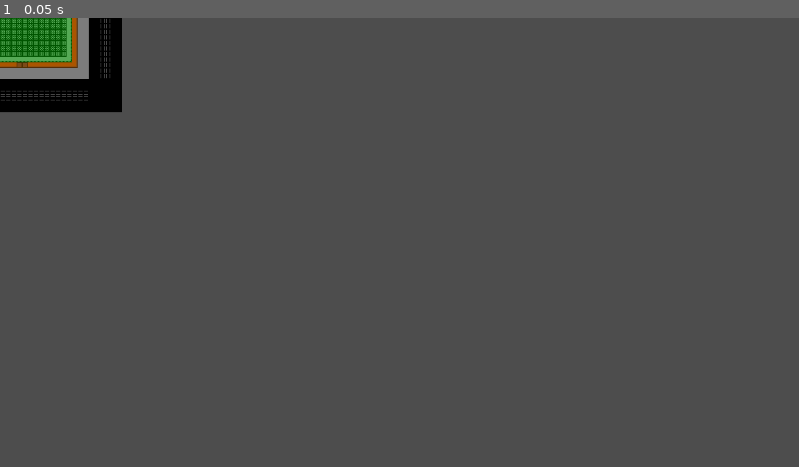
Above: before the commit, frame 1.
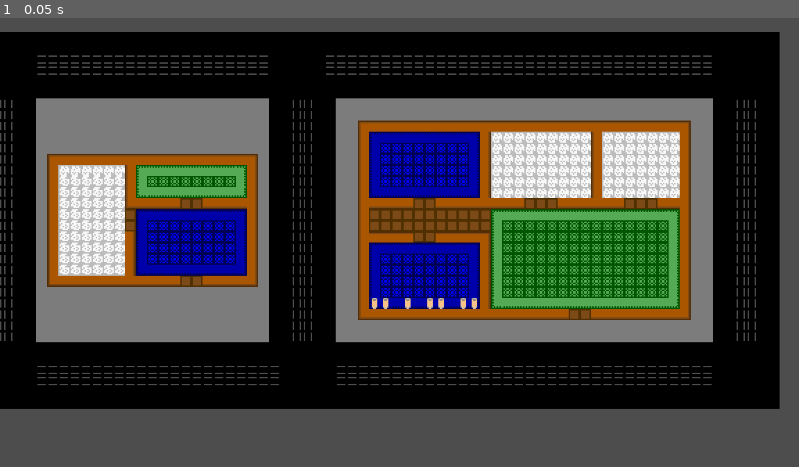
Above: after the commit, the same moment.

Repository: Miles-Miles2/MicroJam_RETRO
Game: Godot game, scene res://scenes/map.tscn
Two runs of this game, one before a commit and one after it. Both use one fixed random seed, a clock stepped at 60 frames per second and the inputs below. Before the commit the project has no main scene; this scene is started directly in both runs.
Inputs:
- Up to frame 1 (0.05 s): no input

The runs differ from the first frame. In frame 1, 80% of the frame differs, in the area x 0-98%, y 0-88%.

Commit message:
Game manager in scene

Diff:
--- a/project.godot
+++ b/project.godot
@@ -11,12 +11,17 @@
 [application]
 
 config/name="MicroJam_RETRO"
+run/main_scene="res://scenes/map.tscn"
 config/features=PackedStringArray("4.3", "GL Compatibility")
 config/icon="res://icon.svg"
 
 [dotnet]
 
 project/assembly_name="MicroJam_RETRO"
+
+[global_group]
+
+annoyance=""
 
 [input]
 
--- a/scenes/car.tscn
+++ b/scenes/car.tscn
@@ -1,7 +1,8 @@
-[gd_scene load_steps=6 format=3 uid="uid://c4b5bl5ia5j0f"]
+[gd_scene load_steps=7 format=3 uid="uid://c4b5bl5ia5j0f"]
 
 [ext_resource type="Texture2D" uid="uid://dw1lmt2nhp1r7" path="res://Assets/Sprites/1.png" id="1_ri4in"]
-[ext_resource type="Script" path="res://scripts/car.gd" id="2_vo7g3"]
+[ext_resource type="AudioStream" uid="uid://dws7a01lmjv5y" path="res://Assets/Audio/car-alarm-raw-43056.mp3" id="2_gx5xj"]
+[ext_resource type="Script" path="res://scripts/car.gd" id="3_okln5"]
 
 [sub_resource type="AtlasTexture" id="AtlasTexture_fkak0"]
 atlas = ExtResource("1_ri4in")
@@ -19,17 +20,20 @@
 }]
 
 [sub_resource type="RectangleShape2D" id="RectangleShape2D_q46mh"]
-size = Vector2(5.14962, 2.9891)
+size = Vector2(11.7645, 4.68538)
 
 [node name="car" type="AnimatedSprite2D" groups=["annoyance"]]
 texture_filter = 1
 scale = Vector2(12.6223, 12.6777)
 sprite_frames = SubResource("SpriteFrames_7dyo7")
-script = ExtResource("2_vo7g3")
 
-[node name="CollisionShape2D" type="CollisionShape2D" parent="."]
-position = Vector2(0.514962, 1.50509)
+[node name="AudioStreamPlayer2D" type="AudioStreamPlayer2D" parent="."]
+stream = ExtResource("2_gx5xj")
+
+[node name="Area2D" type="Area2D" parent="."]
+script = ExtResource("3_okln5")
+
+[node name="CollisionShape2D" type="CollisionShape2D" parent="Area2D"]
+position = Vector2(0.396124, -0.236819)
 scale = Vector2(1.06401, 2.0538)
 shape = SubResource("RectangleShape2D_q46mh")
-
-[node name="AudioStreamPlayer2D" type="AudioStreamPlayer2D" parent="."]
--- a/scenes/map.tscn
+++ b/scenes/map.tscn
@@ -1,6 +1,7 @@
-[gd_scene load_steps=10 format=3 uid="uid://bd8sj6gy5u2v2"]
+[gd_scene load_steps=11 format=3 uid="uid://bd8sj6gy5u2v2"]
 
 [ext_resource type="Texture2D" uid="uid://dw1lmt2nhp1r7" path="res://Assets/Sprites/1.png" id="1_8onjb"]
+[ext_resource type="Script" path="res://scripts/gamemanager.gd" id="5_loysh"]
 
 [sub_resource type="TileMapPattern" id="TileMapPattern_pgv5m"]
 tile_data = PackedInt32Array(0, 196609, 4, 65536, 196609, 4, 131072, 131073, 1073741828, 196608, 131073, 1073741828, 26 …(4217 unchanged characters)…
@@ -25,203 +26,74 @@
 separation = Vector2i(1, 1)
 texture_region_size = Vector2i(8, 8)
 0:0/0 = 0
-0:0/0/physics_layer_0/linear_velocity = Vector2(0, 0)
-0:0/0/physics_layer_0/angular_velocity = 0.0
 1:0/0 = 0
-1:0/0/physics_layer_0/linear_velocity = Vector2(0, 0)
-1:0/0/physics_layer_0/angular_velocity = 0.0
 2:0/0 = 0
-2:0/0/physics_layer_0/linear_velocity = Vector2(0, 0)
-2:0/0/physics_layer_0/angular_velocity = 0.0
 3:0/0 = 0
-3:0/0/physics_layer_0/linear_velocity = Vector2(0, 0)
-3:0/0/physics_layer_0/angular_velocity = 0.0
 4:0/0 = 0
-4:0/0/physics_layer_0/linear_velocity = Vector2(0, 0)
-4:0/0/physics_layer_0/angular_velocity = 0.0
 5:0/0 = 0
-5:0/0/physics_layer_0/linear_velocity = Vector2(0, 0)
-5:0/0/physics_layer_0/angular_velocity = 0.0
 6:0/0 = 0
-6:0/0/physics_layer_0/linear_velocity = Vector2(0, 0)
-6:0/0/physics_layer_0/angular_velocity = 0.0
 7:0/0 = 0
-7:0/0/physics_layer_0/linear_velocity = Vector2(0, 0)
-7:0/0/physics_layer_0/angular_velocity = 0.0
 0:1/0 = 0
-0:1/0/physics_layer_0/linear_velocity = Vector2(0, 0)
-0:1/0/physics_layer_0/angular_velocity = 0.0
 1:1/0 = 0
-1:1/0/physics_layer_0/linear_velocity = Vector2(0, 0)
-1:1/0/physics_layer_0/angular_velocity = 0.0
 2:1/0 = 0
-2:1/0/physics_layer_0/linear_velocity = Vector2(0, 0)
-2:1/0/physics_layer_0/angular_velocity = 0.0
 3:1/0 = 0
-3:1/0/physics_layer_0/linear_velocity = Vector2(0, 0)
-3:1/0/physics_layer_0/angular_velocity = 0.0
 4:1/0 = 0
-4:1/0/physics_layer_0/linear_velocity = Vector2(0, 0)
-4:1/0/physics_layer_0/angular_velocity = 0.0
 5:1/0 = 0
-5:1/0/physics_layer_0/linear_velocity = Vector2(0, 0)
-5:1/0/physics_layer_0/angular_velocity = 0.0
 6:1/0 = 0
-6:1/0/physics_layer_0/linear_velocity = Vector2(0, 0)
-6:1/0/physics_layer_0/angular_velocity = 0.0
-6:1/0/physics_layer_0/polygon_0/points = PackedVector2Array(-4, -4, 4, -4, 4, 4, -4, 4)
 7:1/0 = 0
-7:1/0/physics_layer_0/linear_velocity = Vector2(0, 0)
-7:1/0/physics_layer_0/angular_velocity = 0.0
 0:2/0 = 0
-0:2/0/physics_layer_0/linear_velocity = Vector2(0, 0)
-0:2/0/physics_layer_0/angular_velocity = 0.0
 0:2/0/physics_layer_0/polygon_0/points = PackedVector2Array(-4, -4, 4, -4, 4, 4, -4, 4)
 1:2/0 = 0
-1:2/0/physics_layer_0/linear_velocity = Vector2(0, 0)
-1:2/0/physics_layer_0/angular_velocity = 0.0
 1:2/0/physics_layer_0/polygon_0/points = PackedVector2Array(-4, -4, 4, -4, 4, 4, -4, 4)
 2:2/0 = 0
-2:2/0/physics_layer_0/linear_velocity = Vector2(0, 0)
-2:2/0/physics_layer_0/angular_velocity = 0.0
 2:2/0/physics_layer_0/polygon_0/points = PackedVector2Array(-4, -4, 4, -4, 4, 4, -4, 4)
 3:2/0 = 0
-3:2/0/physics_layer_0/linear_velocity = Vector2(0, 0)
-3:2/0/physics_layer_0/angular_velocity = 0.0
 3:2/0/physics_layer_0/polygon_0/points = PackedVector2Array(-4, -4, 4, -4, 4, 4, -4, 4)
 4:2/0 = 0
-4:2/0/physics_layer_0/linear_velocity = Vector2(0, 0)
-4:2/0/physics_layer_0/angular_velocity = 0.0
 4:2/0/physics_layer_0/polygon_0/points = PackedVector2Array(-4, -4, 4, -4, 4, 4, -4, 4)
 5:2/0 = 0
-5:2/0/physics_layer_0/linear_velocity = Vector2(0, 0)
-5:2/0/physics_layer_0/angular_velocity = 0.0
 6:2/0 = 0
-6:2/0/physics_layer_0/linear_velocity = Vector2(0, 0)
-6:2/0/physics_layer_0/angular_velocity = 0.0
 7:2/0 = 0
-7:2/0/physics_layer_0/linear_velocity = Vector2(0, 0)
-7:2/0/physics_layer_0/angular_velocity = 0.0
 0:3/0 = 0
-0:3/0/physics_layer_0/linear_velocity = Vector2(0, 0)
-0:3/0/physics_layer_0/angular_velocity = 0.0
 1:3/0 = 0
-1:3/0/physics_layer_0/linear_velocity = Vector2(0, 0)
-1:3/0/physics_layer_0/angular_velocity = 0.0
 2:3/0 = 0
-2:3/0/physics_layer_0/linear_velocity = Vector2(0, 0)
-2:3/0/physics_layer_0/angular_velocity = 0.0
 3:3/0 = 0
-3:3/0/physics_layer_0/linear_velocity = Vector2(0, 0)
-3:3/0/physics_layer_0/angular_velocity = 0.0
 4:3/0 = 0
-4:3/0/physics_layer_0/linear_velocity = Vector2(0, 0)
-4:3/0/physics_layer_0/angular_velocity = 0.0
 5:3/0 = 0
-5:3/0/physics_layer_0/linear_velocity = Vector2(0, 0)
-5:3/0/physics_layer_0/angular_velocity = 0.0
 6:3/0 = 0
-6:3/0/physics_layer_0/linear_velocity = Vector2(0, 0)
-6:3/0/physics_layer_0/angular_velocity = 0.0
 7:3/0 = 0
-7:3/0/physics_layer_0/linear_velocity = Vector2(0, 0)
-7:3/0/physics_layer_0/angular_velocity = 0.0
 0:4/0 = 0
-0:4/0/physics_layer_0/linear_velocity = Vector2(0, 0)
-0:4/0/physics_layer_0/angular_velocity = 0.0
 1:4/0 = 0
-1:4/0/physics_layer_0/linear_velocity = Vector2(0, 0)
-1:4/0/physics_layer_0/angular_velocity = 0.0
 2:4/0 = 0
-2:4/0/physics_layer_0/linear_velocity = Vector2(0, 0)
-2:4/0/physics_layer_0/angular_velocity = 0.0
 3:4/0 = 0
-3:4/0/physics_layer_0/linear_velocity = Vector2(0, 0)
-3:4/0/physics_layer_0/angular_velocity = 0.0
 4:4/0 = 0
-4:4/0/physics_layer_0/linear_velocity = Vector2(0, 0)
-4:4/0/physics_layer_0/angular_velocity = 0.0
 5:4/0 = 0
-5:4/0/physics_layer_0/linear_velocity = Vector2(0, 0)
-5:4/0/physics_layer_0/angular_velocity = 0.0
 6:4/0 = 0
-6:4/0/physics_layer_0/linear_velocity = Vector2(0, 0)
-6:4/0/physics_layer_0/angular_velocity = 0.0
 7:4/0 = 0
-7:4/0/physics_layer_0/linear_velocity = Vector2(0, 0)
-7:4/0/physics_layer_0/angular_velocity = 0.0
 0:5/0 = 0
-0:5/0/physics_layer_0/linear_velocity = Vector2(0, 0)
-0:5/0/physics_layer_0/angular_velocity = 0.0
 1:5/0 = 0
-1:5/0/physics_layer_0/linear_velocity = Vector2(0, 0)
-1:5/0/physics_layer_0/angular_velocity = 0.0
 2:5/0 = 0
-2:5/0/physics_layer_0/linear_velocity = Vector2(0, 0)
-2:5/0/physics_layer_0/angular_velocity = 0.0
 3:5/0 = 0
-3:5/0/physics_layer_0/linear_velocity = Vector2(0, 0)
-3:5/0/physics_layer_0/angular_velocity = 0.0
 4:5/0 = 0
-4:5/0/physics_layer_0/linear_velocity = Vector2(0, 0)
-4:5/0/physics_layer_0/angular_velocity = 0.0
 5:5/0 = 0
-5:5/0/physics_layer_0/linear_velocity = Vector2(0, 0)
-5:5/0/physics_layer_0/angular_velocity = 0.0
 6:5/0 = 0
-6:5/0/physics_layer_0/linear_velocity = Vector2(0, 0)
-6:5/0/physics_layer_0/angular_velocity = 0.0
 7:5/0 = 0
-7:5/0/physics_layer_0/linear_velocity = Vector2(0, 0)
-7:5/0/physics_layer_0/angular_velocity = 0.0
 0:6/0 = 0
-0:6/0/physics_layer_0/linear_velocity = Vector2(0, 0)
-0:6/0/physics_layer_0/angular_velocity = 0.0
 1:6/0 = 0
-1:6/0/physics_layer_0/linear_velocity = Vector2(0, 0)
-1:6/0/physics_layer_0/angular_velocity = 0.0
 2:6/0 = 0
-2:6/0/physics_layer_0/linear_velocity = Vector2(0, 0)
-2:6/0/physics_layer_0/angular_velocity = 0.0
 3:6/0 = 0
-3:6/0/physics_layer_0/linear_velocity = Vector2(0, 0)
-3:6/0/physics_layer_0/angular_velocity = 0.0
 4:6/0 = 0
-4:6/0/physics_layer_0/linear_velocity = Vector2(0, 0)
-4:6/0/physics_layer_0/angular_velocity = 0.0
 5:6/0 = 0
-5:6/0/physics_layer_0/linear_velocity = Vector2(0, 0)
-5:6/0/physics_layer_0/angular_velocity = 0.0
 6:6/0 = 0
-6:6/0/physics_layer_0/linear_velocity = Vector2(0, 0)
-6:6/0/physics_layer_0/angular_velocity = 0.0
 7:6/0 = 0
-7:6/0/physics_layer_0/linear_velocity = Vector2(0, 0)
-7:6/0/physics_layer_0/angular_velocity = 0.0
 0:7/0 = 0
-0:7/0/physics_layer_0/linear_velocity = Vector2(0, 0)
-0:7/0/physics_layer_0/angular_velocity = 0.0
 1:7/0 = 0
-1:7/0/physics_layer_0/linear_velocity = Vector2(0, 0)
-1:7/0/physics_layer_0/angular_velocity = 0.0
 2:7/0 = 0
-2:7/0/physics_layer_0/linear_velocity = Vector2(0, 0)
-2:7/0/physics_layer_0/angular_velocity = 0.0
 3:7/0 = 0
-3:7/0/physics_layer_0/linear_velocity = Vector2(0, 0)
-3:7/0/physics_layer_0/angular_velocity = 0.0
 4:7/0 = 0
-4:7/0/physics_layer_0/linear_velocity = Vector2(0, 0)
-4:7/0/physics_layer_0/angular_velocity = 0.0
 5:7/0 = 0
-5:7/0/physics_layer_0/linear_velocity = Vector2(0, 0)
-5:7/0/physics_layer_0/angular_velocity = 0.0
 6:7/0 = 0
-6:7/0/physics_layer_0/linear_velocity = Vector2(0, 0)
-6:7/0/physics_layer_0/angular_velocity = 0.0
 7:7/0 = 0
-7:7/0/physics_layer_0/linear_velocity = Vector2(0, 0)
-7:7/0/physics_layer_0/angular_velocity = 0.0
 
 [sub_resource type="TileSet" id="TileSet_3bgcx"]
 tile_size = Vector2i(8, 8)
@@ -237,9 +109,21 @@
 [node name="map" type="Node2D"]
 
 [node name="TileMap" type="TileMap" parent="."]
+position = Vector2(98, -16)
 tile_set = SubResource("TileSet_3bgcx")
 format = 2
 layer_0/name = "Back"
 layer_0/tile_data = PackedInt32Array(-655378, 1, 3, -589842, 1, 3, -524306, 1, 3, -458770, 1, 3, -393234, 1, 3, -327698 …(48924 unchanged characters)…
 layer_1/name = "Front"
 layer_1/tile_data = PackedInt32Array(524273, 262145, 4, 524274, 262145, 4, 524276, 262145, 4, 524278, 262145, 4, 524279, 262145, 4, 524281, 262145, 4, 524282, 262145, 4)
+
+[node name="Camera2D" type="Camera2D" parent="."]
+zoom = Vector2(2, 2)
+
+[node name="gamemanager" type="Node" parent="."]
+script = ExtResource("5_loysh")
+
+[node name="Timer" type="Timer" parent="gamemanager"]
+autostart = true
+
+[connection signal="timeout" from="gamemanager/Timer" to="gamemanager" method="_on_timer_timeout"]
--- a/scenes/toilet.tscn
+++ b/scenes/toilet.tscn
@@ -13,7 +13,7 @@
 [sub_resource type="Gradient" id="Gradient_dkl75"]
 colors = PackedColorArray(0.1786, 0.54661, 0.94, 1, 0.13, 0.478, 1, 0)
 
-[node name="Toilet" type="Node2D" groups=["interactable"]]
+[node name="Toilet" type="Node2D" groups=["annoyance", "interactable"]]
 
 [node name="Sprite2D" type="Sprite2D" parent="."]
 texture = ExtResource("1_nwqyr")
--- a/scripts/car.gd
+++ b/scripts/car.gd
@@ -1,7 +1,12 @@
-extends AnimatedSprite2D
+extends Area2D
 
-var active = false
+@onready var alarm: AudioStreamPlayer2D = $"../AudioStreamPlayer2D"
+var active: bool = false
 
-func enable():
+func beginEvent():
 	active = true
 	print("vroom vroom")
+	alarm.play()
+
+func interact(plyr: Node2D, item: Node2D):
+	print("touch")
--- a/scripts/gamemanager.gd
+++ b/scripts/gamemanager.gd
@@ -3,12 +3,18 @@
 @onready var annoyance_array = get_tree().get_nodes_in_group("annoyance")
 @onready var timer: Timer = $Timer
 
+func rand_index():
+	return int(randf_range(0,annoyance_array.size()-1))
+
 func _on_timer_timeout() -> void:
-	var yes = 0
-	var index = int(randf_range(0,annoyance_array.size()-1))
-	while yes == 0:
-		if annoyance_array[index].active:
-			index = int(randf_range(0,annoyance_array.size()-1))
-		else:
-			annoyance_array[index].enable()
-			yes = 1
+	start_event()
+
+func start_event():
+	var index = rand_index()
+	if annoyance_array[index].get_node("Area2D").active:
+		start_event()
+	else:
+		print(index)
+		print(annoyance_array.size())
+		annoyance_array[index].get_node("Area2D").beginEvent()
+		timer.start()
